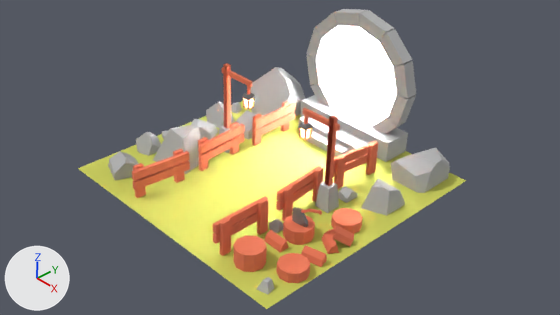
What one commit did to the Blender file 36-creating-a-scene-in-blender/portal.blend.
One viewpoint serves both versions: the file's camera 'Camera'. Lighting does not change. The marker at lower left points along +X, +Y and +Z.
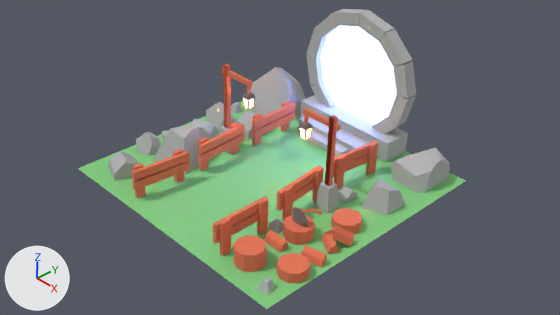
Pixel boxes (x1, y1, x2, y2) of what changed, in the pictures (560 x 315 px):
'Plane', recoloured (yellow to green)
    both: (78, 101, 466, 309)

Patch to the scene script:
```diff
--- a/36-creating-a-scene-in-blender/portal.blend.py
+++ b/36-creating-a-scene-in-blender/portal.blend.py
@@ mat_grass @@
 mat_grass = principled_material('grass')
-mat_grass.base_color = (0.593, 0.614, 0.103)  # yellow #cace5a
+mat_grass.base_color = (0.229, 0.614, 0.217)  # green #84ce80
 mat_grass.roughness = 1.0
@@ mat_portallight @@
 mat_portallight = emission_material('portalLight')
-mat_portallight.base_color = (1.0, 1.0, 1.0)  # white #ffffff
-mat_portallight.strength = 40.0
+mat_portallight.base_color = (0.212, 0.294, 1.0)  # blue #7f94ff
+mat_portallight.strength = 10.0
```
